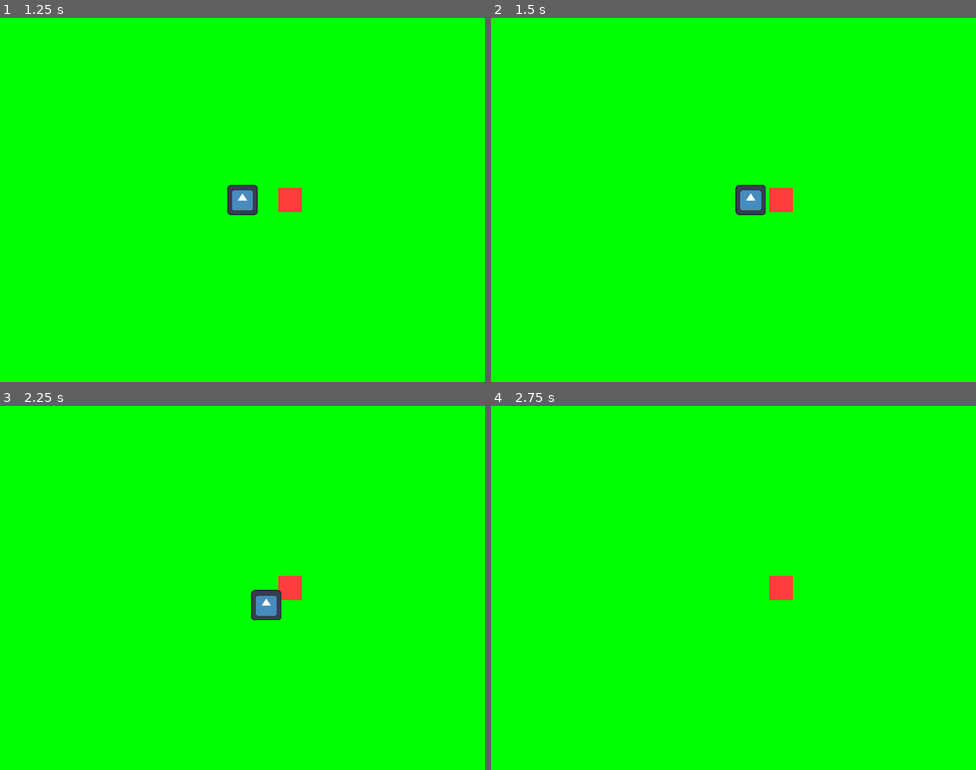
Above: before the commit, frames 1-4 (two rows, left to right).
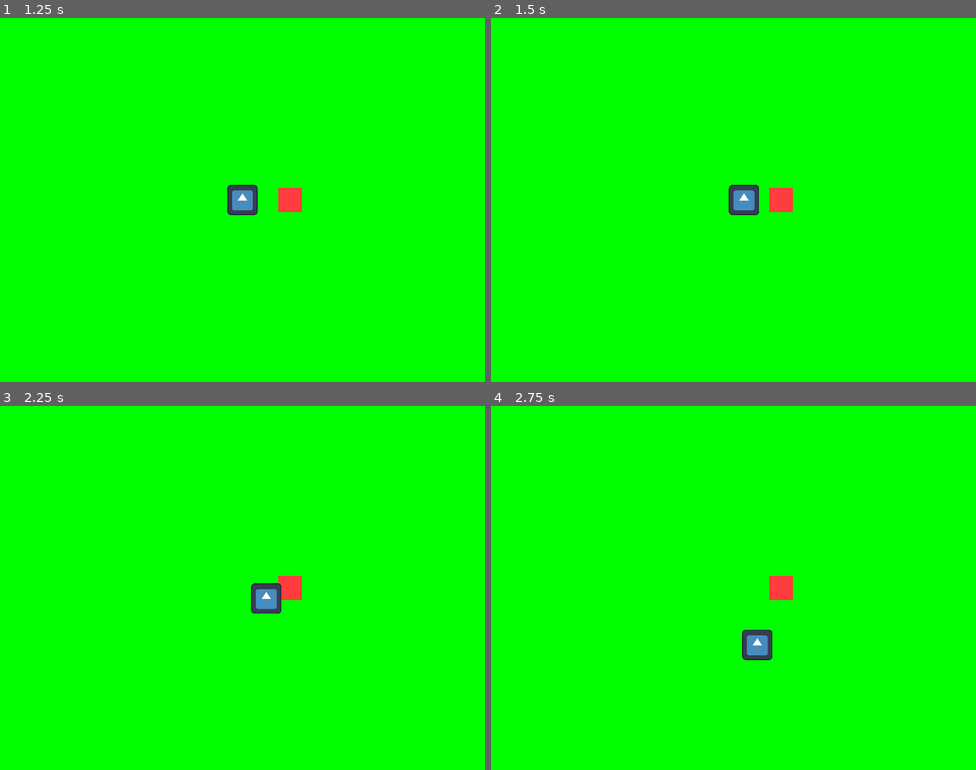
Above: after the commit, the same moments.

Repository: Zereijin/GGJ2023
Game: Godot game, scene res://main_menu/main_menu.tscn
Same seed, same stepped clock (60 frames per second), same inputs: the game is played once before the commit and once after it. The engine's default icon, where the game draws it, is replaced by a stand-in: a white triangle on a blue panel in a dark square.
Inputs:
- Up to frame 1 (1.25 s): click "Play" at 0.5 s
- Up to frame 2 (1.5 s): tap Enter at 1.25 s; hold D (right) from 1.28 s (still down)
- Up to frame 3 (2.25 s): tap Space at 2 s; release D (right) at 2.03 s; hold S (down) from 2.03 s (still down)
- Up to frame 4 (2.75 s): keep holding S (down)

Frame 1 is identical in both runs. In frame 2, 0.4% of the frame differs, in the area x 49-57%, y 45-55%; in frame 3, 0.4%; in frame 4, 0.5%, in the area x 51-58%, y 61-70%.

Commit message:
Set default linear damping

Diff:
--- a/project.godot
+++ b/project.godot
@@ -95,6 +95,7 @@
 
 2d/default_gravity=0.0
 2d/default_gravity_vector=Vector2(0, 0)
+2d/default_linear_damp=10.0
 
 [rendering]
 
